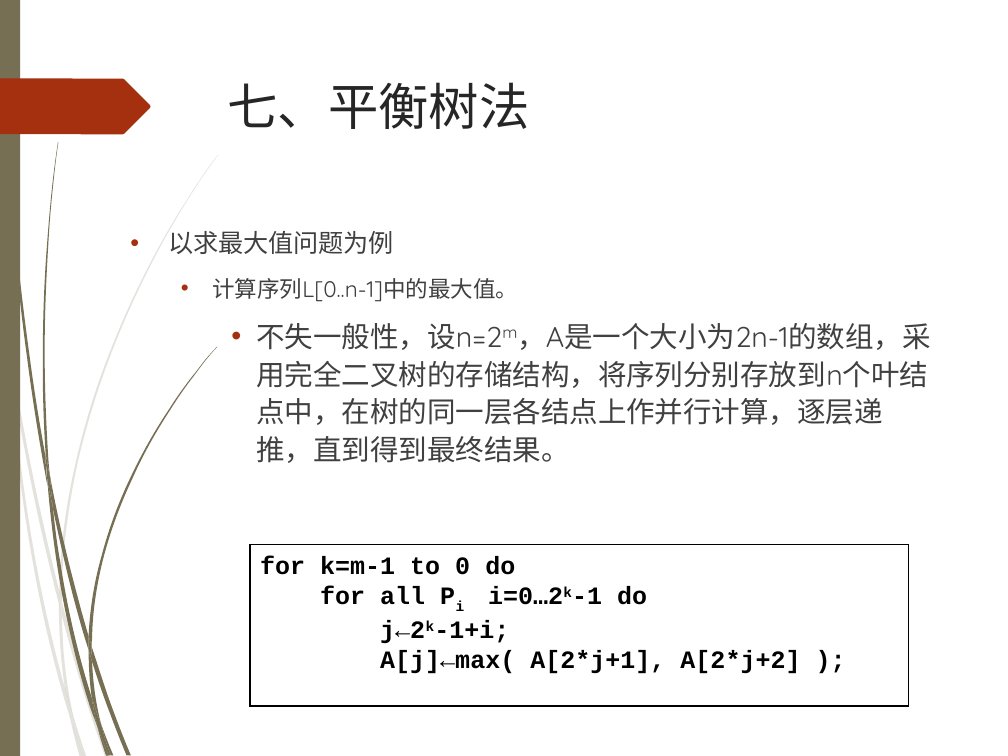
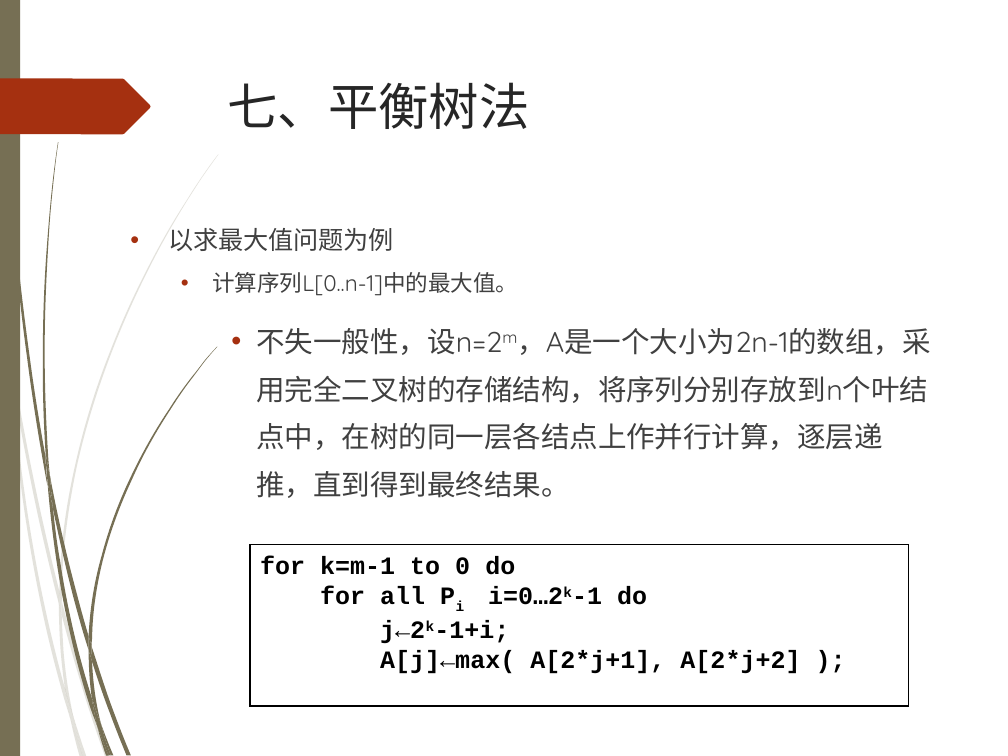
Before and after one commit to TeacherPeng/Parallel, a slide deck: slide 28 of 教案/并行算法.pptx. Drawn at 1008x756 pixels with LibreOffice and Linux fonts; fonts in the diff are those of the drawing; background and template pictures are left out. Boxes give left, top, right and bottom in pixels: in the first picture for what was removed or moved away, otherwise in the second. Text is boxed around its words. In the diff, an @@ line names an element or a change of style, - is before the commit and + after.

```diff
--- a/教案/并行算法.pptx
+++ b/教案/并行算法.pptx
@@ text "以求最大值问题为例" at box(168, 228, 931, 498): line spacing 1.1 to 1; line spacing 1.1 to 1.4 @@
```
Also in this commit, not shown: 2 other slides changed.
